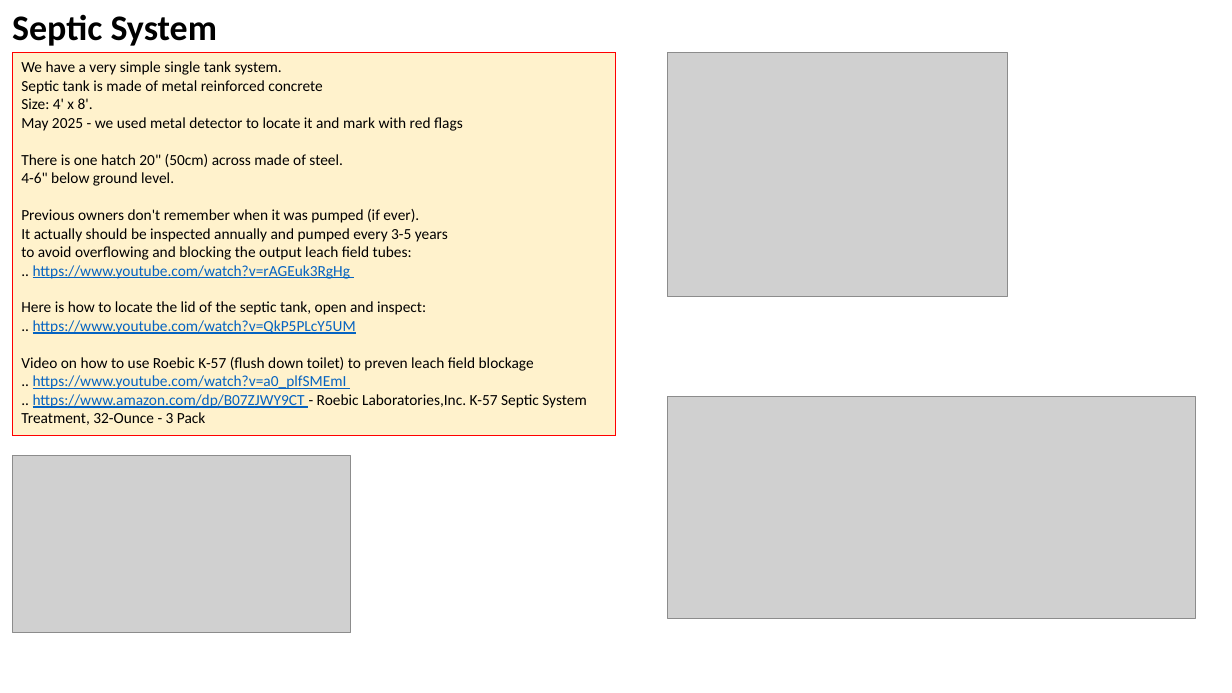
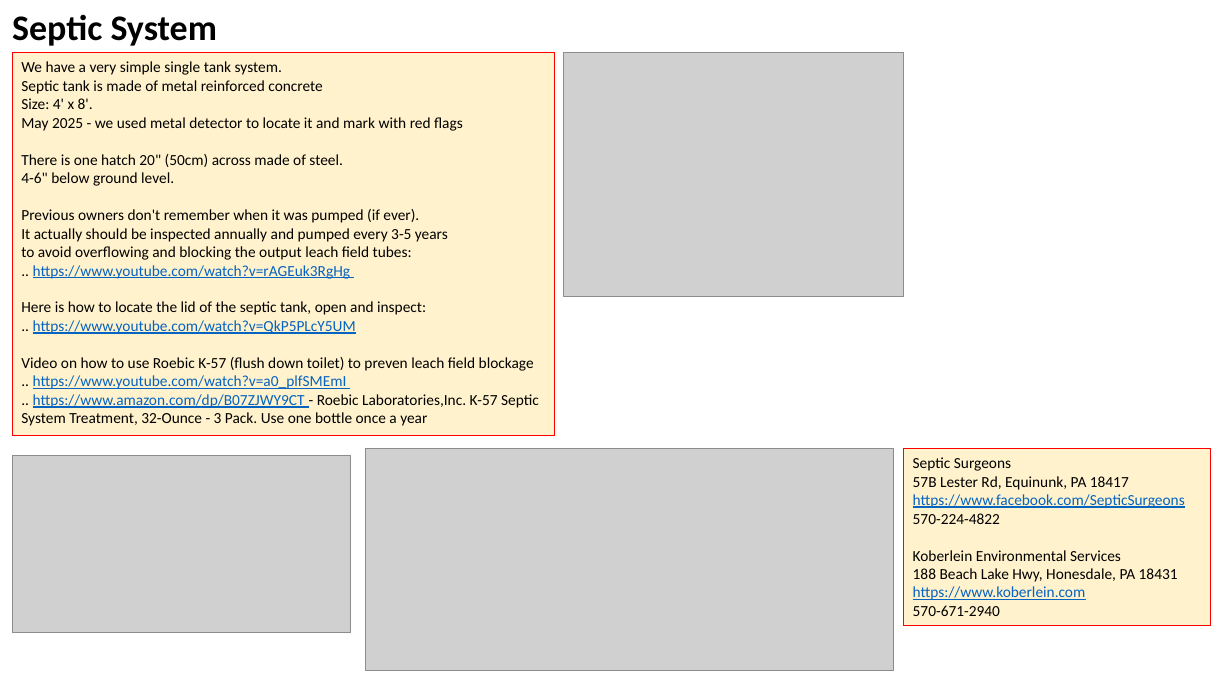
Before and after one commit to lselector/misc_farm, a slide deck: slide 1 of septic.pptx. Drawn at 1232x693 pixels with LibreOffice and Linux fonts; fonts in the diff are those of the drawing; grey boxes stand for pictures. Boxes give left, top, right and bottom in pixels: in the first picture for what was removed or moved away, otherwise in the second. Text is boxed around its words. In the diff, an @@ line names an element or a change of style, - is before the commit and + after.

```diff
--- a/septic.pptx
+++ b/septic.pptx
@@ rectangle "We have a very simple ..." resized from (x1=12, y1=53, x2=616, y2=435) to (x1=12, y1=53, x2=555, y2=435) @@
@@ picture moved from (x1=667, y1=53, x2=1007, y2=297) to (x1=564, y1=53, x2=904, y2=297) @@
@@ text in rectangle at (x1=21, y1=394, x2=539, y2=426): text changed @@
-.. https://www.amazon.com/dp/B07ZJWY9CT - Roebic Laboratories,Inc. K-57 Septic System Treatment, 32-Ounce - 3 Pack
+.. https://www.amazon.com/dp/B07ZJWY9CT - Roebic Laboratories,Inc. K-57 Septic System Treatment, 32-Ounce - 3 Pack. Use one bottle once a year
@@ picture moved from (x1=667, y1=396, x2=1196, y2=618) to (x1=365, y1=449, x2=894, y2=671) @@
@@ rectangle added at (x1=904, y1=449, x2=1211, y2=627), fill #FFF2CC, outline #FF0000 0.75 pt, 12 pt, text #000000 @@
+Septic Surgeons
+57B Lester Rd, Equinunk, PA 18417
+https://www.facebook.com/SepticSurgeons
+570-224-4822
+Koberlein Environmental Services
+188 Beach Lake Hwy, Honesdale, PA 18431
+https://www.koberlein.com
+570-671-2940
```
Also in this commit, not shown: 1 slide added, 1 other file.
